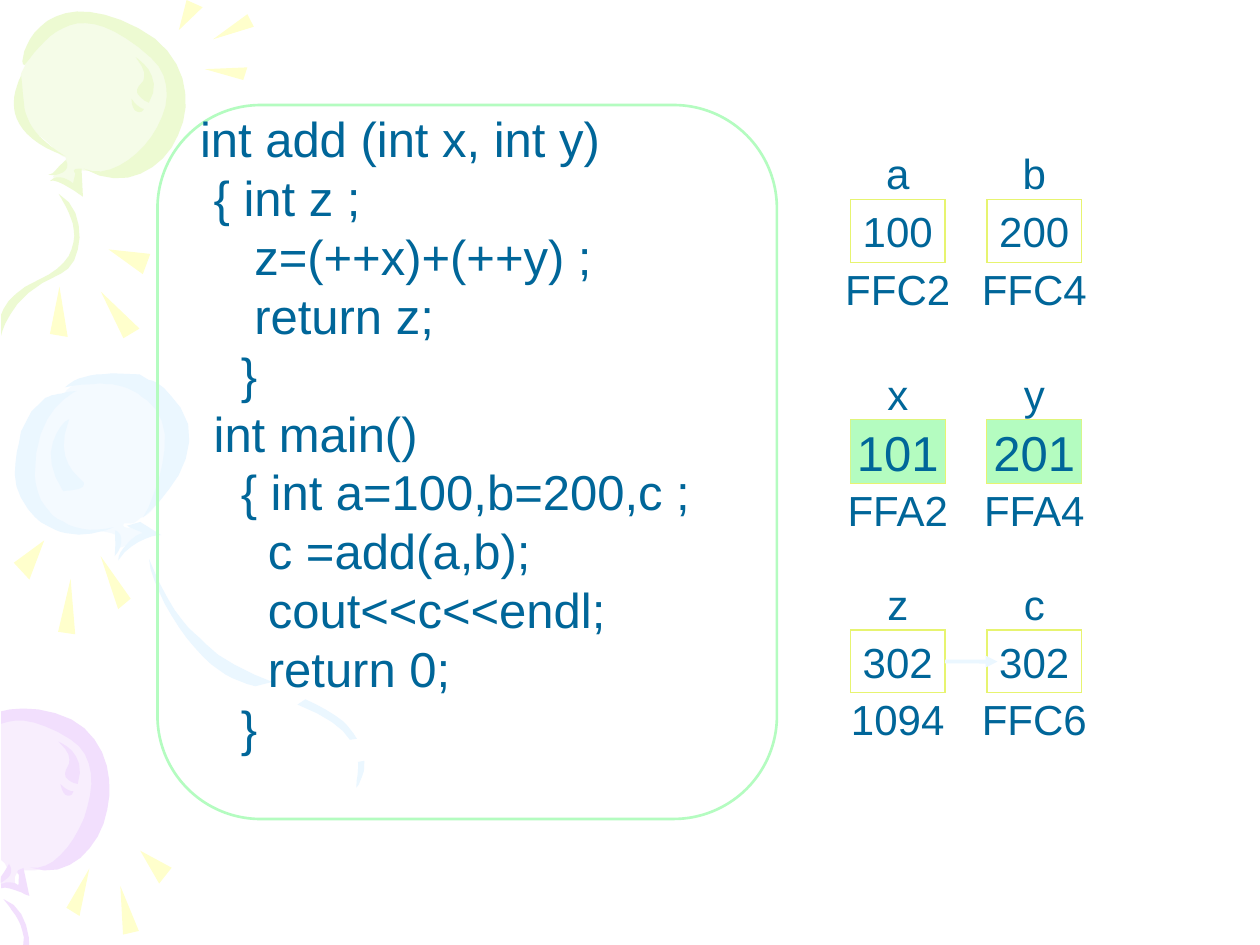
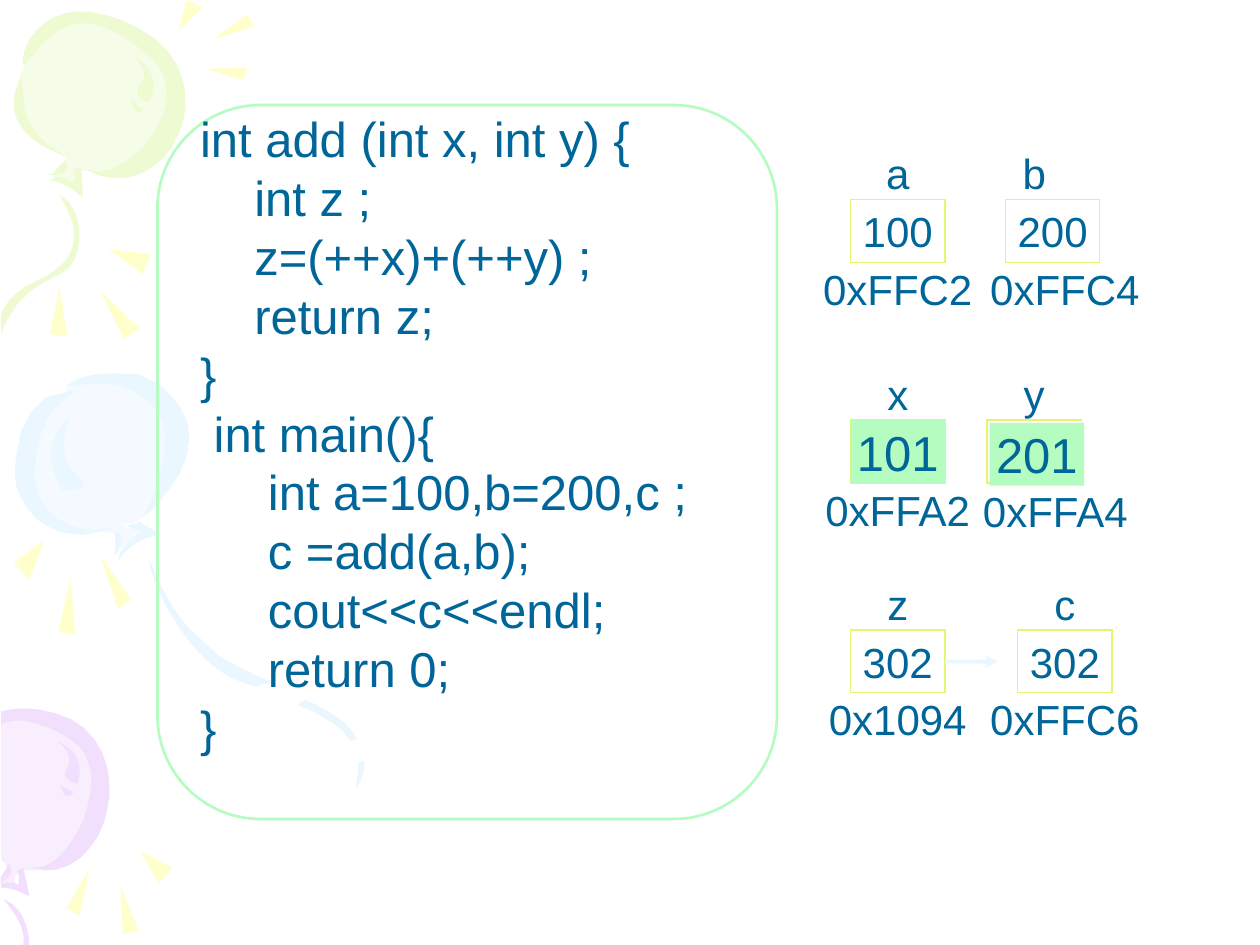
Before and after one commit to Changhe160/Changhe160.github.io, a slide deck: slide 17 of teachingRes/Cplusplus/unit03函数.ppt. Drawn at 1260x945 pixels with LibreOffice and Linux fonts; fonts in the diff are those of the drawing. Boxes give left, top, right and bottom in pixels: in the first picture for what was removed or moved away, otherwise in the second. Text is boxed around its words. In the diff, an @@ line names an element or a change of style, - is before the commit and + after.

Commit message:
C++

```diff
--- a/teachingRes/Cplusplus/unit03函数.ppt
+++ b/teachingRes/Cplusplus/unit03函数.ppt
@@ text in rounded rectangle at [200,119,600,217]: spaces changed @@
-int add (int x, int y)
-{ int z ;
+int add (int x, int y) {
+int z ;
@@ rectangle "200": place and size @@
-rectangle "200" at [987,199,1081,262]
+rectangle "200" at [1005,199,1100,262]
@@ text at [823,275,972,306]: text changed @@
-FFC2
+0xFFC2
@@ text removed at [982,275,1087,306] @@
-FFC4
@@ text added at [990,275,1139,306], 24 pt, text #006699 @@
+0xFFC4
@@ text in rounded rectangle at [214,416,660,517]: spaces changed @@
-int main()
-{ int a=100,b=200,c ;
+int main(){
+int a=100,b=200,c ;
@@ text at [825,496,970,527]: text changed @@
-FFA2
+0xFFA2
@@ text added at [983,497,1128,528], 24 pt, text #006699 @@
+0xFFA4
@@ text removed at [984,497,1084,526] @@
-FFA4
@@ text "c": place and size @@
-text "c" at [1024,597,1045,621]
+text "c" at [1054,597,1075,621]
@@ rectangle "302": place and size @@
-rectangle "302" at [987,630,1081,693]
+rectangle "302" at [1018,630,1113,693]
@@ text at [829,705,967,736]: text changed @@
-1094
+0x1094
@@ text removed at [982,705,1087,736] @@
-FFC6
@@ text added at [990,705,1139,736], 24 pt, text #006699 @@
+0xFFC6
```
Also in this commit, not shown: 89 other slides changed.
